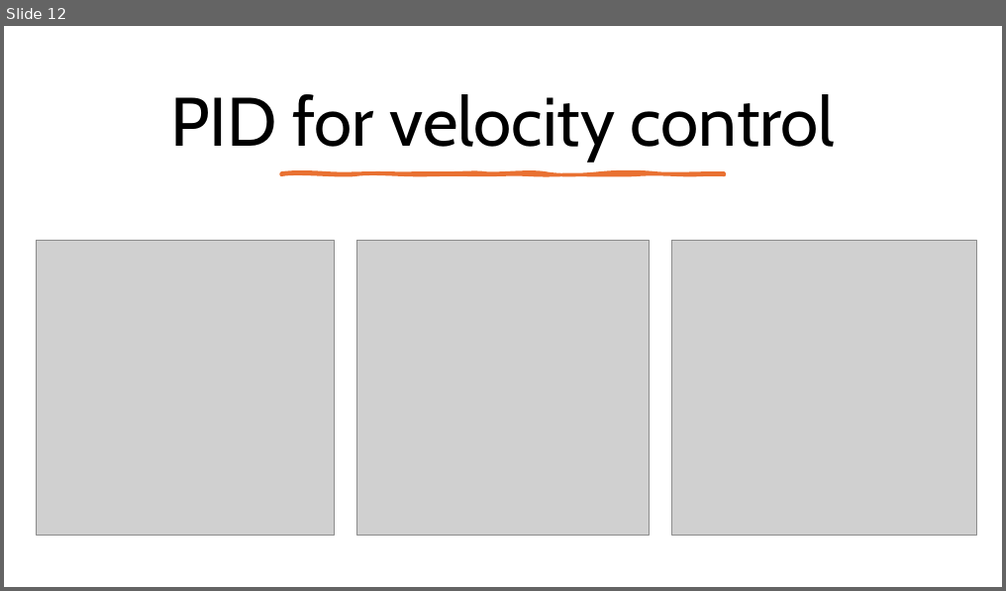
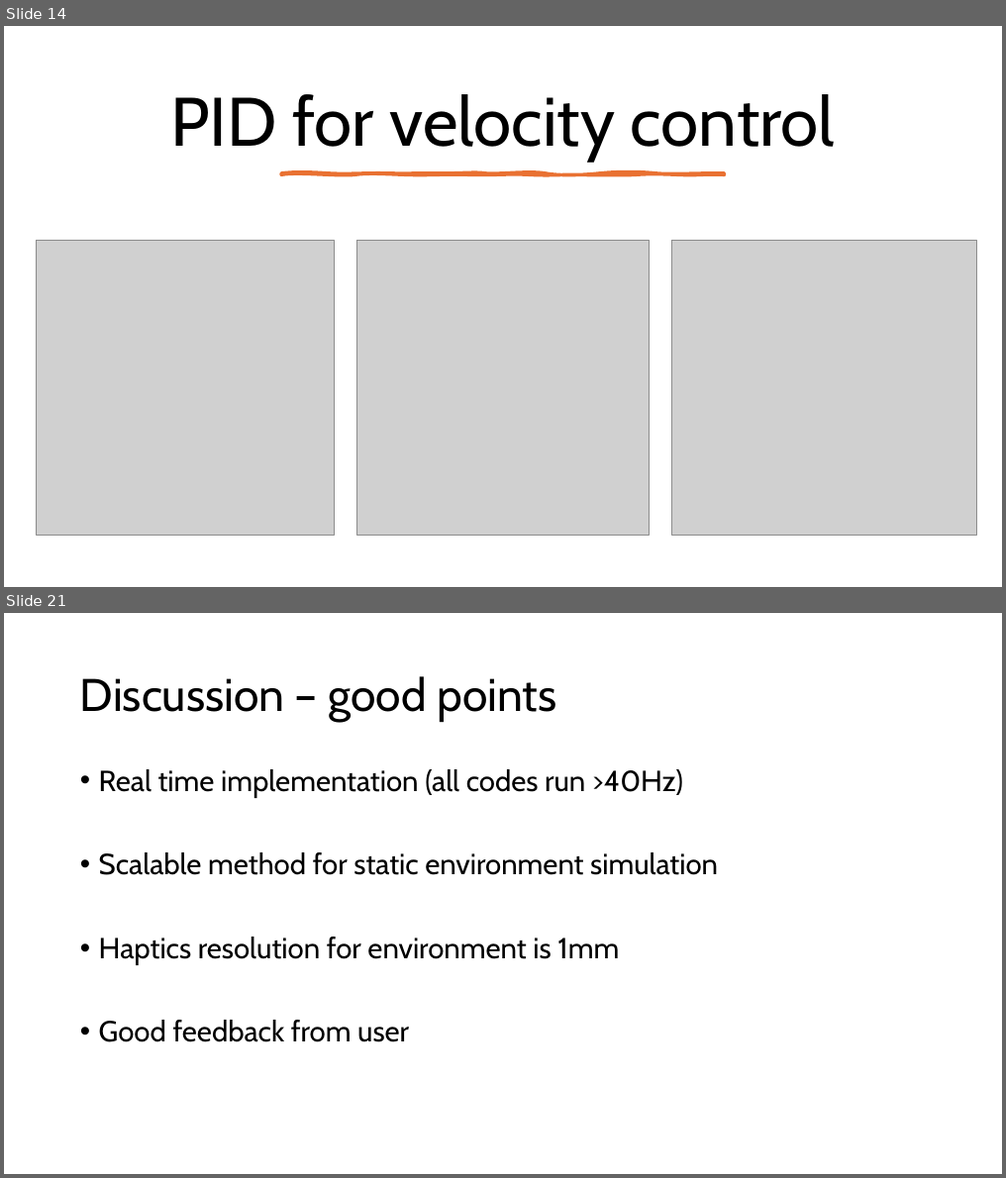
Before and after one commit to dthung99/Advanced_Medical_Robotics_MSc_course, a slide deck: Advanced_Robotics_Report_Presentation.pptx. Shown one above the other, each under a label of ours: slide 12 before the commit, slides 14 and 21 after it; the slides between them are not shown. The pictures are 1006x591 and 1006x1178 pixels, drawn with LibreOffice and Linux fonts; fonts in the diff are those of the drawing; grey boxes stand for pictures. Boxes give left, top, right and bottom in pixels: in the first picture for what was removed or moved away, otherwise in the second. Text is boxed around its words. In the diff, an @@ line names an element or a change of style, - is before the commit and + after.

```diff
--- a/Advanced_Robotics_Report_Presentation.pptx
+++ b/Advanced_Robotics_Report_Presentation.pptx
@@ slide 21 added at (4,613,1002,1174), background #FFFFFF @@
@@ title added at (80,676,556,722), 44 pt, text #000000 @@
+Discussion – good points
@@ text added at (99,769,718,1043), 28 pt, text #000000 @@
+• Real time implementation (all codes run >40Hz)
+• Scalable method for static environment simulation
+• Haptics resolution for environment is 1mm
+• Good feedback from user
@@ what was slide 12 is now slide 14 @@
```
Also in this commit, not shown: 10 slides changed, 4 other slides added, 7 other files.
